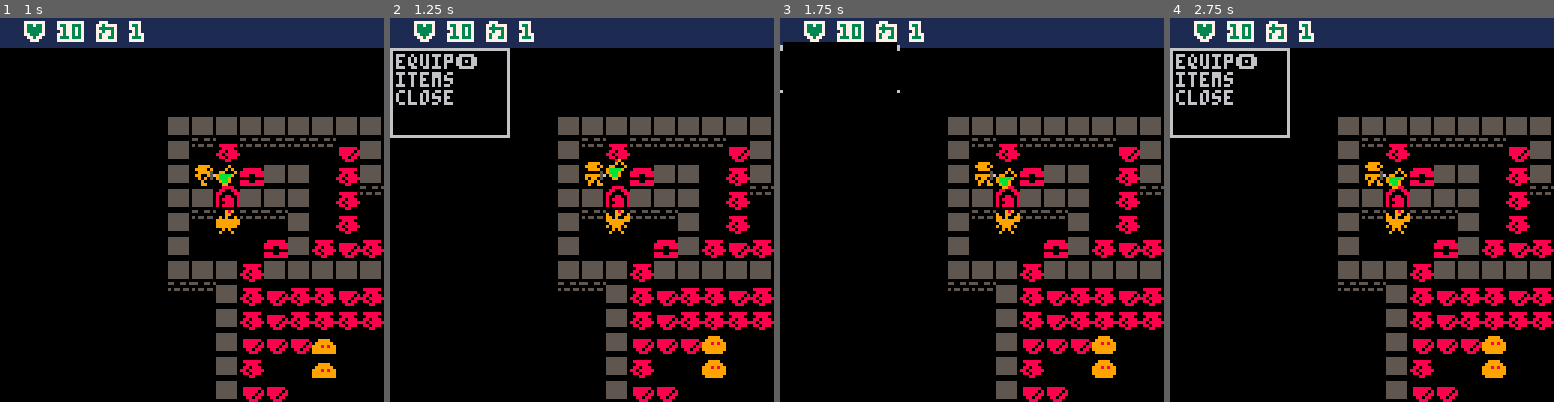
Above: before the commit, frames 1-4 (left to right).
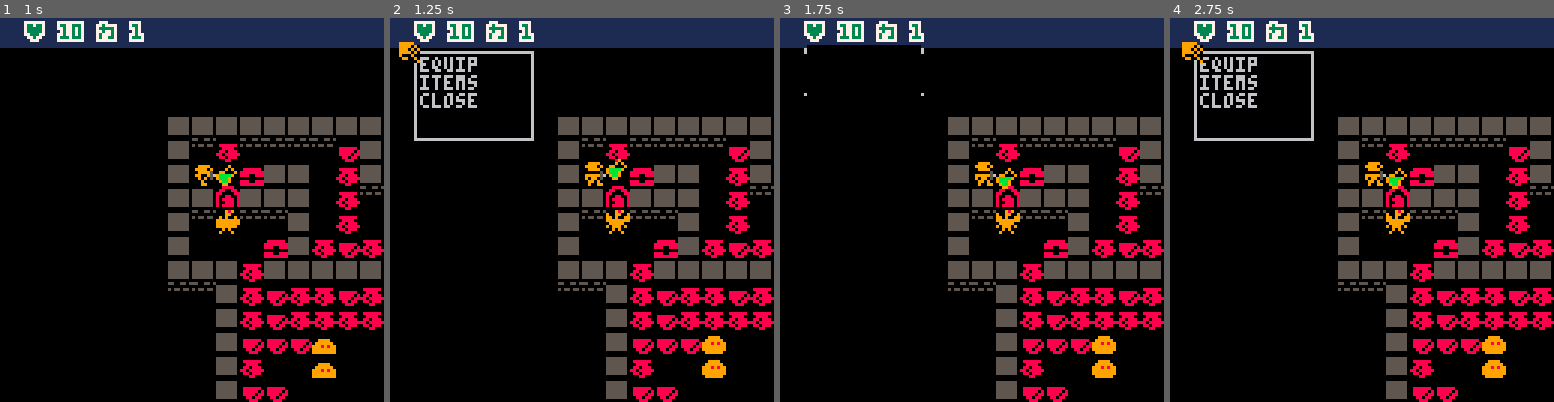
Above: after the commit, the same moments.

Repository: chebastian/picoabyss
Game: PICO-8 cartridge rouge.p8
The game is run twice, just before and just after one commit, with the same random seed, the same clock (stepped at 60 frames per second) and the same inputs.
Inputs:
- Up to frame 1 (1 s): tap O (Z key) at 0.33, 0.7 s
- Up to frame 2 (1.25 s): tap X (X key) at 1.07 s
- Up to frame 3 (1.75 s): tap O (Z key) at 1.43 s
- Up to frame 4 (2.75 s): hold Left 1.97-2.37 s; tap X (X key) at 2.07, 2.4, 2.73 s; tap O (Z key) at 2.22 s; hold Down from 2.42 s (still down)

Frame 1 is identical in both runs. In frame 2, 3.0% of the frame differs, in the area x 0-38%, y 6-33%; in frame 3, 0.4%; in frame 4, 3.0%.

Commit message:
juice menu

Diff:
--- a/rouge.p8
+++ b/rouge.p8
@@ -258,6 +258,8 @@
 				 1,1,ent.hflip)
 	pal()
 	palt(0,false)
+	palt(14,true)
+
 end
 
 function drw_rectf(x,y,w,h,c)
@@ -300,16 +302,21 @@
 	 w.w,wh,
 	 6,0)
 
-	 clip(w.x,wy,w.w-2,wh-2)
+	 clip(w.x-8,wy-8,w.w+6,wh+6)
 	 for i=1,#w.txt do
 	  local txt=w.txt[i]
-	  if w.sel and w.sel == i then
-	  	txt = txt .."🅾️"
-	  end
+
   	print(txt,
 	  w.x+2
 	  ,wy+2+(i-1)*6
 	  ,6)
+
+	  if w.sel and w.sel == i then
+    if w.t == nil then
+     spr(175,w.x-4+(1.3*sin(.6*_updt)),
+         wy+2+(i-1)*6-6)
+    end
+	  end
 
   end
   clip()
@@ -484,9 +491,13 @@
 
 function add_win(x,y,w,h,txt)
  local win = {x=x,y=y,w=w,h=h,txt=txt}
+ win.upd = win_noop
  add(_wnd,win)
  push_upd(upd_win)
  return win
+end
+
+function win_noop(win)
 end
 
 function add_menu_win()
@@ -496,7 +507,7 @@
   "close"
  }
 
- local win = add_win(0,10,40,10*#choice,choice)
+ local win = add_win(8,11,40,10*#choice,choice)
  win.upd = upd_inv
  win.sel = 1
  win.on_sel = on_menu_sel
@@ -515,7 +526,7 @@
  for i in all(inv) do
   add(str,"".._lo_itms[i.id].name)
  end
- local win = add_win(0,10,40,10*#inv,str)
+ local win = add_win(8,11,40,10*#inv,str)
  win.upd = upd_inv
  win.on_sel = sel_cbk
  win.sel = 1
@@ -863,22 +874,22 @@
 00000000000000000000000000000000000000000000000000000000000000000000000000000000000900000009000000090000000900000090090056666665
 00000000000000000000000000000000000000000000000000000000000000000000000000000000090090000900900009009000090090000900900056666650
 00000000000000000000000000000000000000000000000000000000000000000000000000000000900000009000000090000000900000000000000055555500
-00000000000000000000000000000000000000000000000000000000000000000000000000000000000000000000000000000000000000000000000000000000
-00000000000000000000000000000000000000000000000000000000000000000000000000000000000000000000000000000000000000000000000006666600
-00000000000000000000000000000000000000000000000000000000000000000000000000000000000090000000000000000000000000000000000006666060
-00000000000000000000000000000000000000000000000000000000000000000000000000000000000990000000000000000000000000000000000006660606
-00000000000000000000000000000000000000000000000000000000000000000000000000000000909900000000000000000000000000000000000006666060
-00000000000000000000000000000000000000000000000000000000000000000000000000000000099000000000000000000000000000000000000006000600
-00000000000000000000000000000000000000000000000000000000000000000000000000000000000900000000000000000000000000000000000000660060
-00000000000000000000000000000000000000000000000000000000000000000000000000000000900000000000000000000000000000000000000000000006
-00000000000000000000000000000000000000000000000000000000000000000000000000000000000000000000000000000000000000000000000000000000
-00000000000000000000000000000000000000000000000000000000000000000000000000000000000000000000000000000000000000000000000000006000
-00000000000000000000000000000000000000000000000000000000000000000000000000000000000000000000000000000000000000000000000000060000
-00000000000000000000000000000000000000000000000000000000000000000000000000000000000000000000000000000000000000000000000060666666
-00000000000000000000000000000000000000000000000000000000000000000000000000000000000000000000000000000000000000000000000060666600
-00000000000000000000000000000000000000000000000000000000000000000000000000000000000000000000000000000000000000000000000060666600
-00000000000000000000000000000000000000000000000000000000000000000000000000000000000000000000000000000000000000000000000000066000
-00000000000000000000000000000000000000000000000000000000000000000000000000000000000000000000000000000000000000000000000000000000
+000000000000000000000000000000000000000000000000000000000000000000000000000000000000000000000000000000000000000000000000eeeeeeee
+000000000000000000000000000000000000000000000000000000000000000000000000000000000000000000000000000000000000000000000000e99999ee
+000000000000000000000000000000000000000000000000000000000000000000000000000000000000900000000000000000000000000000000000e9999090
+000000000000000000000000000000000000000000000000000000000000000000000000000000000009900000000000000000000000000000000000e9990909
+000000000000000000000000000000000000000000000000000000000000000000000000000000009099000000000000000000000000000000000000e9999090
+000000000000000000000000000000000000000000000000000000000000000000000000000000000990000000000000000000000000000000000000e9eee900
+000000000000000000000000000000000000000000000000000000000000000000000000000000000009000000000000000000000000000000000000ee99e090
+000000000000000000000000000000000000000000000000000000000000000000000000000000009000000000000000000000000000000000000000eeeeee09
+00000000000000000000000000000000000000000000000000000000000000000000000000000000000000000000000000000000000000000000000000000eee
+000000000000000000000000000000000000000000000000000000000000000000000000000000000000000000000000000000000000000000000000000090ee
+00000000000000000000000000000000000000000000000000000000000000000000000000000000000000000000000000000000000000000000000000090000
+00000000000000000000000000000000000000000000000000000000000000000000000000000000000000000000000000000000000000000000000090999999
+00000000000000000000000000000000000000000000000000000000000000000000000000000000000000000000000000000000000000000000000090999900
+0000000000000000000000000000000000000000000000000000000000000000000000000000000000000000000000000000000000000000000000009099990e
+0000000000000000000000000000000000000000000000000000000000000000000000000000000000000000000000000000000000000000000000000009900e
+000000000000000000000000000000000000000000000000000000000000000000000000000000000000000000000000000000000000000000000000000000e0
 00000000000000000009890000098900000989000009890000000000000000000000000000000000000000000000000000000000000000000000000000000000
 00000000000000009009900900099000900990090009900000000000000000000000000000000000000000000000000000000000000000000000000000000000
 00000000000000009909009909090090990900990909009000000000000000000000000000000000000000000000000000000000000000000000000000000000
